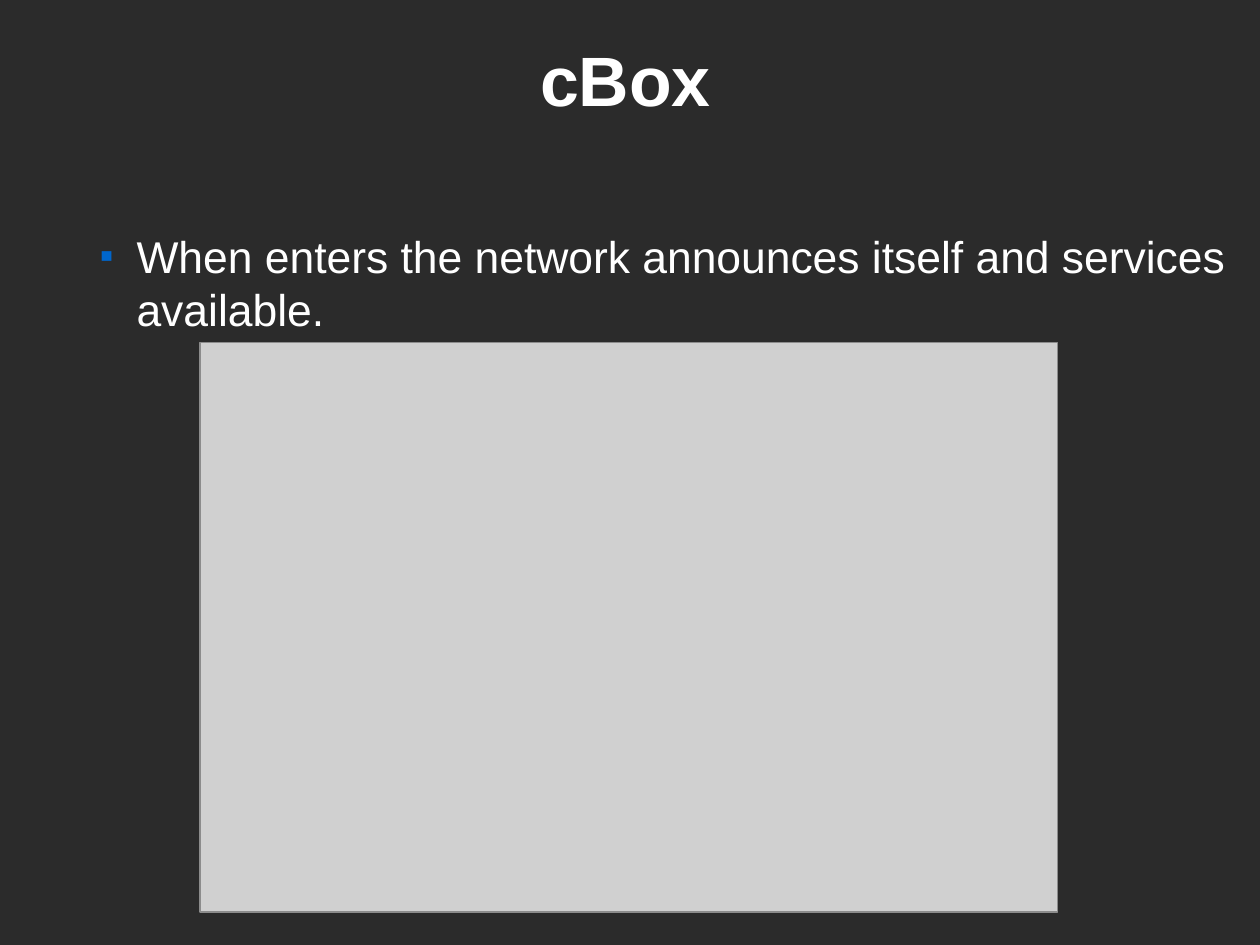
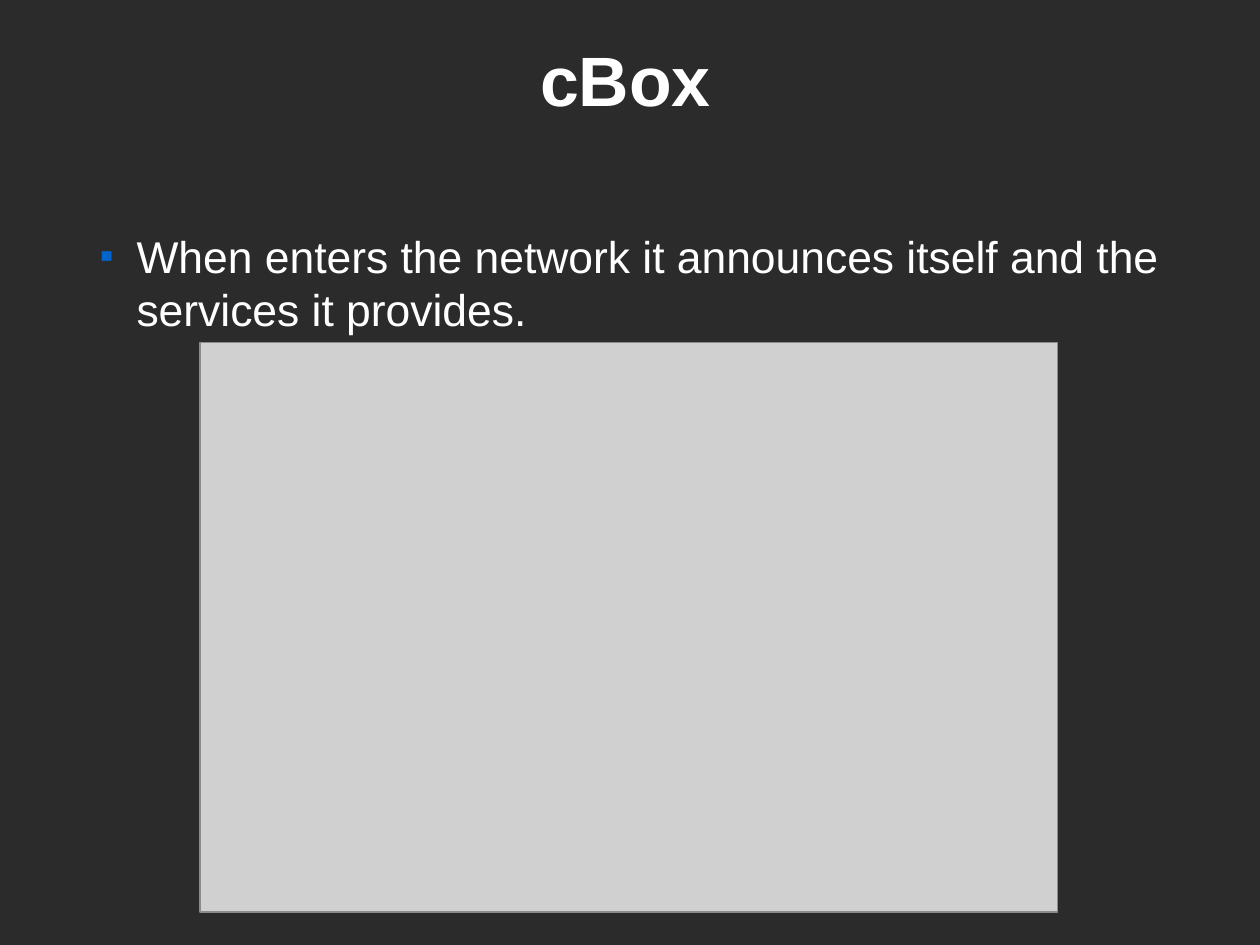
Before and after one commit to CEID-DS/cbox, a slide deck: slide 11 of doc/fosscomm/ZeroConf.odp. Drawn at 1260x945 pixels with LibreOffice and Linux fonts; fonts in the diff are those of the drawing; grey boxes stand for pictures; background and template pictures are left out; a plain dark background stands for a picture behind light text. Boxes give left, top, right and bottom in pixels: in the first picture for what was removed or moved away, otherwise in the second. Text is boxed around its words. In the diff, an @@ line names an element or a change of style, - is before the commit and + after.

```diff
--- a/doc/fosscomm/ZeroConf.odp
+++ b/doc/fosscomm/ZeroConf.odp
@@ text at (137,240,1158,335): text changed @@
-  ■ When enters the network announces itself and services available.
+  ■ When enters the network it announces itself and the services it provides.
```
Also in this commit, not shown: 8 other slides changed, 2 other files.
